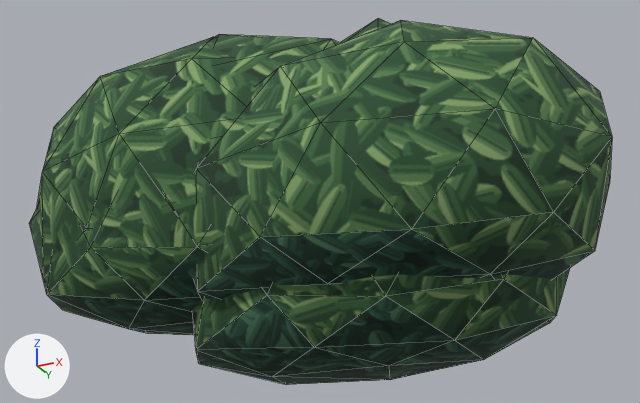
The glTF model assets/environment/vegetation/bush_a.glb, before and after one commit.
One viewpoint serves both versions: a 50 mm lens placed at (1.044, -2.035, -0.307), pointed at (0.032, -0.011, 0.604). Arrows for +X, +Y and +Z are at lower left; the lights stay in place. The older version comes first. Mesh edges are drawn as thin lines. Where no turn or scale is listed for an object, it has been applied to the vertices. Vertices at exactly the same position are counted once.

The first picture shows 'Bush'.
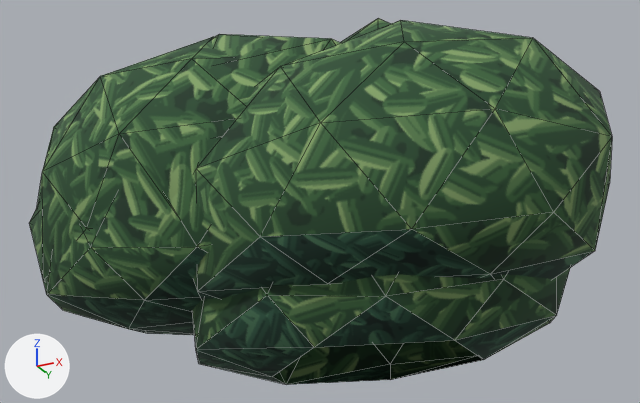
The newer file is also turned or shifted as a whole; pictures and numbers use the older file's frame.

Edits to the bpy script that builds the scene:
```text
Change me_bush:
    used by ob_bush; location = (0.0, 0.0, 0.0)
    verts and faces of me_bush; kept vertices keep their numbers, new ones are numbered from 168
    before: 48 (0.12, -0.21, 0.15) at pixel (314, 347), 49 (0.42, -0.11, 0.16) at pixel (454, 340), 52 (0.42, 0.14, 0.16) at pixel (483, 359), 54 (0.12, 0.25, 0.15) at pixel (390, 379), 55 (-0.22, 0.28, 0.17) at pixel (286, 384)
    before: 162 (0.21, 0.02, 0.14) at pixel (389, 365), 163 (-0.12, 0.02, 0.14) at pixel (272, 376)
    remove me_bush.from_pydata(...)  # 168 vertices, 320 faces; spans x -0.83..0.84, y -0.57..0.51, z 0.14..1.08
    add me_bush.from_pydata(...)  # 167 vertices, 314 faces; spans x -0.83..0.84, y -0.57..0.51, z 0.14..1.08
    me_bush part 1
    add delete_vertices([162])  # with the faces that use them
    add delete_faces([(54, 163, 55)])
    me_bush part 2: 176 kept faces spanning x -0.83..0.84, y -0.57..0.51, z 0.17..1.01 get new texture (UV) coordinates
```

Where the change shows, as pixel boxes [x1, y1, x2, y2] in the pictures (640 x 403 px):
part 1 of me_bush, deleted: before [273, 340, 483, 385]
part 2 of me_bush, surface changed: before [31, 18, 612, 345]; after [31, 18, 612, 385]
